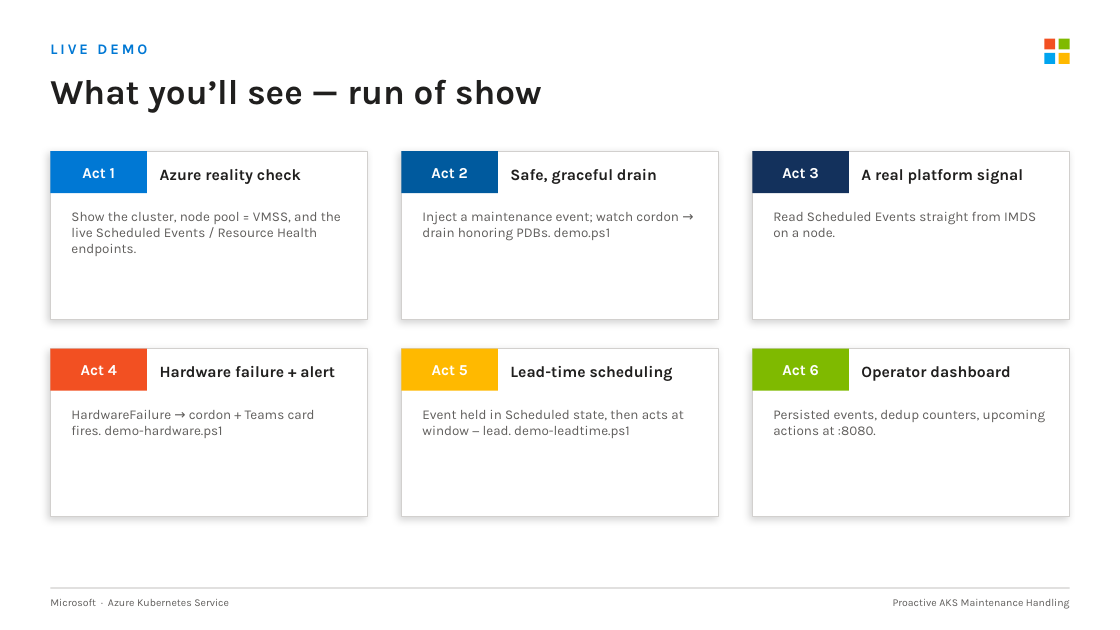
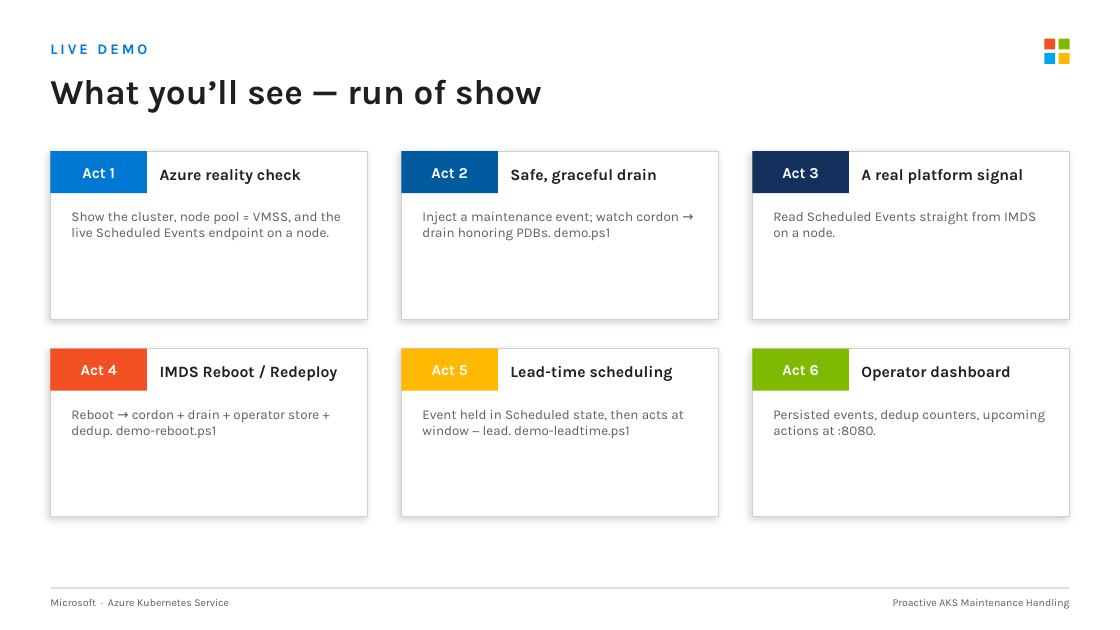
Before and after one commit to bbabcock1990/AKS-IMDS-Resource-Health-Node-Awareness-Demo, a slide deck: slide 12 of AKS-Maintenance-Handling.pptx. Drawn at 1120x630 pixels with LibreOffice and Linux fonts; fonts in the diff are those of the drawing. Boxes give left, top, right and bottom in pixels: in the first picture for what was removed or moved away, otherwise in the second. Text is boxed around its words. In the diff, an @@ line names an element or a change of style, - is before the commit and + after.

```diff
--- a/AKS-Maintenance-Handling.pptx
+++ b/AKS-Maintenance-Handling.pptx
@@ text at bbox=[71, 212, 341, 240]: text changed @@
-Show the cluster, node pool = VMSS, and the live Scheduled Events / Resource Health endpoints.
+Show the cluster, node pool = VMSS, and the live Scheduled Events endpoint on a node.
@@ text at bbox=[160, 366, 337, 381]: text changed @@
-Hardware failure + alert
+IMDS Reboot / Redeploy
@@ text at bbox=[71, 410, 319, 438]: text changed @@
-HardwareFailure → cordon + Teams card fires. demo-hardware.ps1
+Reboot → cordon + drain + operator store + dedup. demo-reboot.ps1
```
Also in this commit, not shown: 7 other slides changed, 10 other files.
